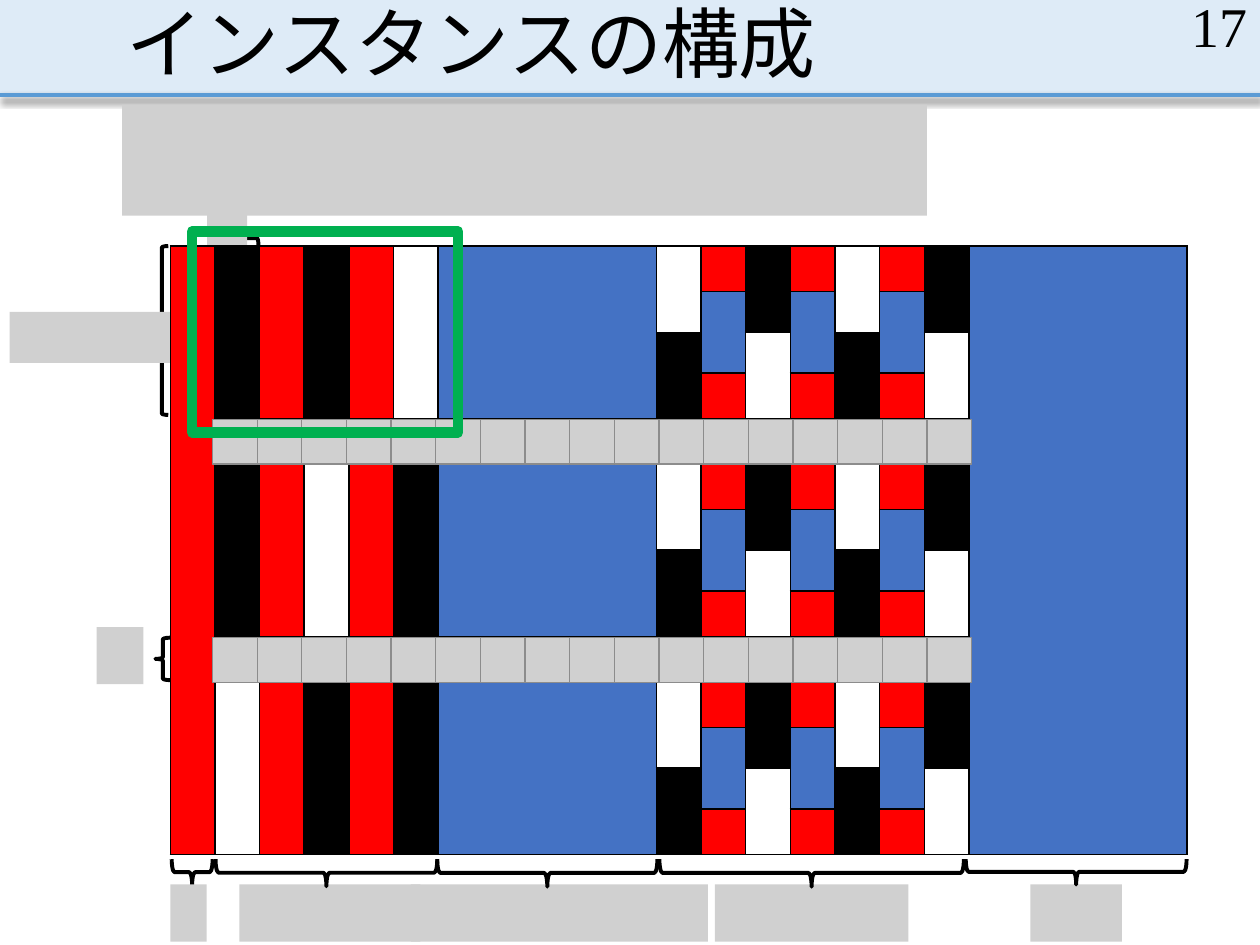
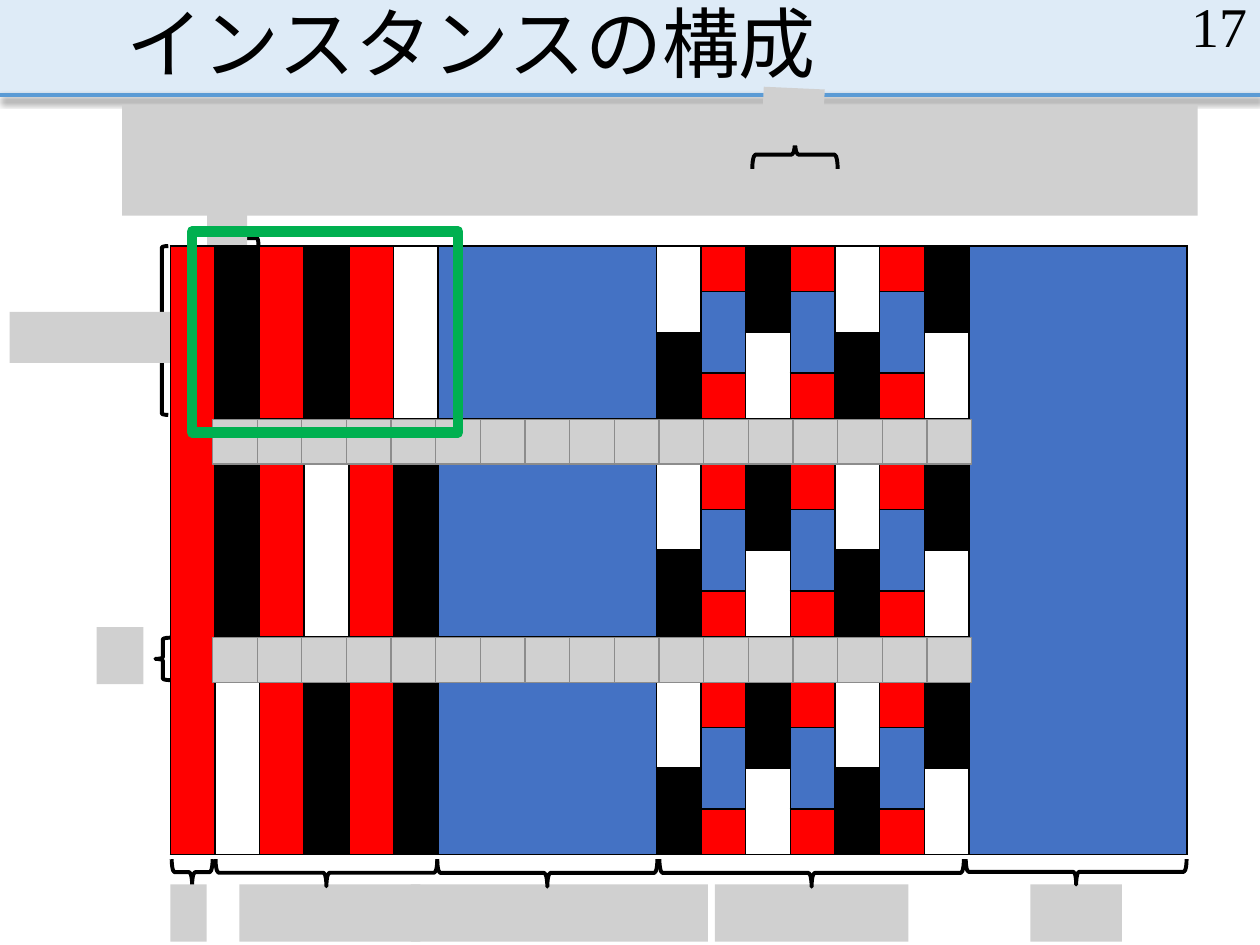
Before and after one commit to MasayaOda/SR, a slide deck: slide 17 of 190513oda.pptx. Drawn at 1260x945 pixels with LibreOffice and Linux fonts; fonts in the diff are those of the drawing; grey boxes stand for pictures. Boxes give left, top, right and bottom in pixels: in the first picture for what was removed or moved away, otherwise in the second. Text is boxed around its words. In the diff, an @@ line names an element or a change of style, - is before the commit and + after.

```diff
--- a/190513oda.pptx
+++ b/190513oda.pptx
@@ picture added at (761,87,824,146) @@
@@ picture: place and size @@
-picture at (122,105,927,215)
+picture at (122,105,1198,215)
@@ left brace added at (753,140,839,169), outline #000000 2.25 pt @@
```
Also in this commit, not shown: 11 other slides changed.
